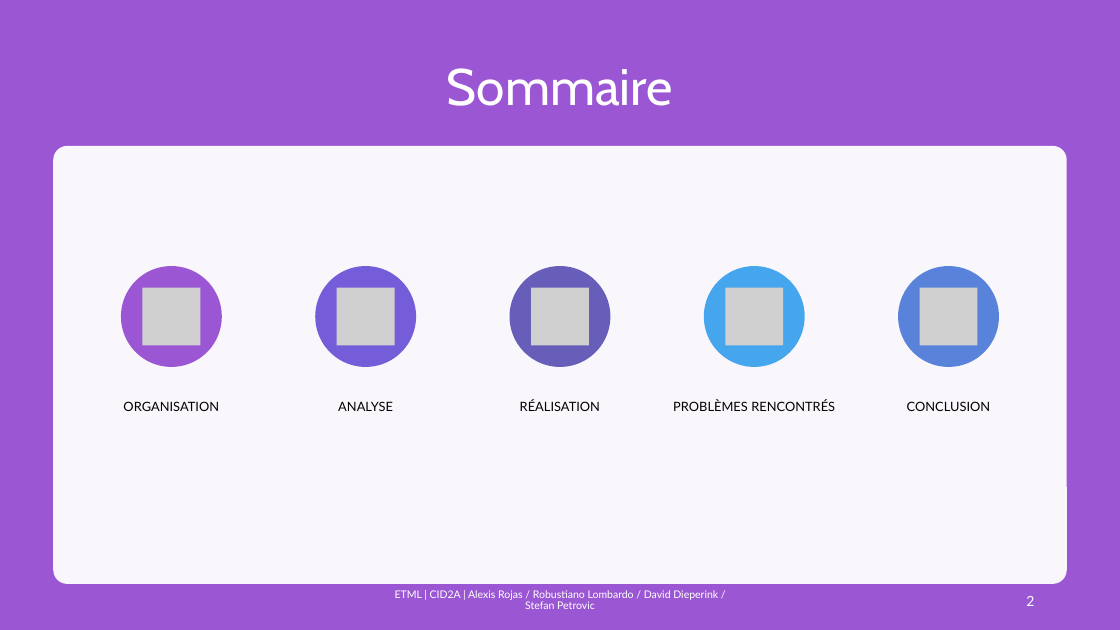
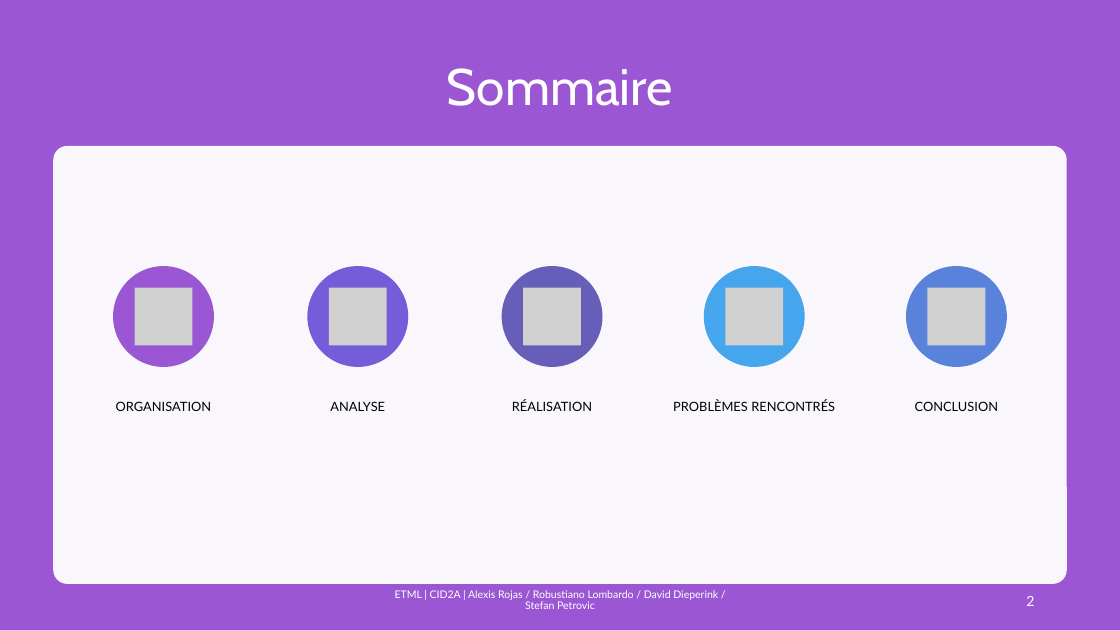
Before and after one commit to Alexis1476/etml-i151-web2, a slide deck: slide 2 of documentation/work-file/P-P-040-AlexisDavidStefanRobustiano-web2.pptx. Drawn at 1120x630 pixels with LibreOffice and Linux fonts; fonts in the diff are those of the drawing; grey boxes stand for pictures. Boxes give left, top, right and bottom in pixels: in the first picture for what was removed or moved away, otherwise in the second. Text is boxed around its words. In the diff, an @@ line names an element or a change of style, - is before the commit and + after.

```diff
--- a/documentation/work-file/P-P-040-AlexisDavidStefanRobustiano-web2.pptx
+++ b/documentation/work-file/P-P-040-AlexisDavidStefanRobustiano-web2.pptx
@@ 2 texts, 1 ellipse: place and size @@
-2 texts, 1 ellipse at bbox=[315, 266, 600, 411]
+2 texts, 1 ellipse at bbox=[308, 266, 592, 411]
@@ 3 pictures, 2 ellipses, 1 text: place and size @@
-3 pictures, 2 ellipses, 1 text at bbox=[121, 266, 611, 411]
+3 pictures, 2 ellipses, 1 text at bbox=[113, 266, 602, 411]
@@ 1 text, 1 ellipse, 1 picture: place and size @@
-1 text, 1 ellipse, 1 picture at bbox=[898, 266, 999, 411]
+1 text, 1 ellipse, 1 picture at bbox=[907, 266, 1007, 411]
```
Also in this commit, not shown: 3 other slides changed, 1 slide added.
